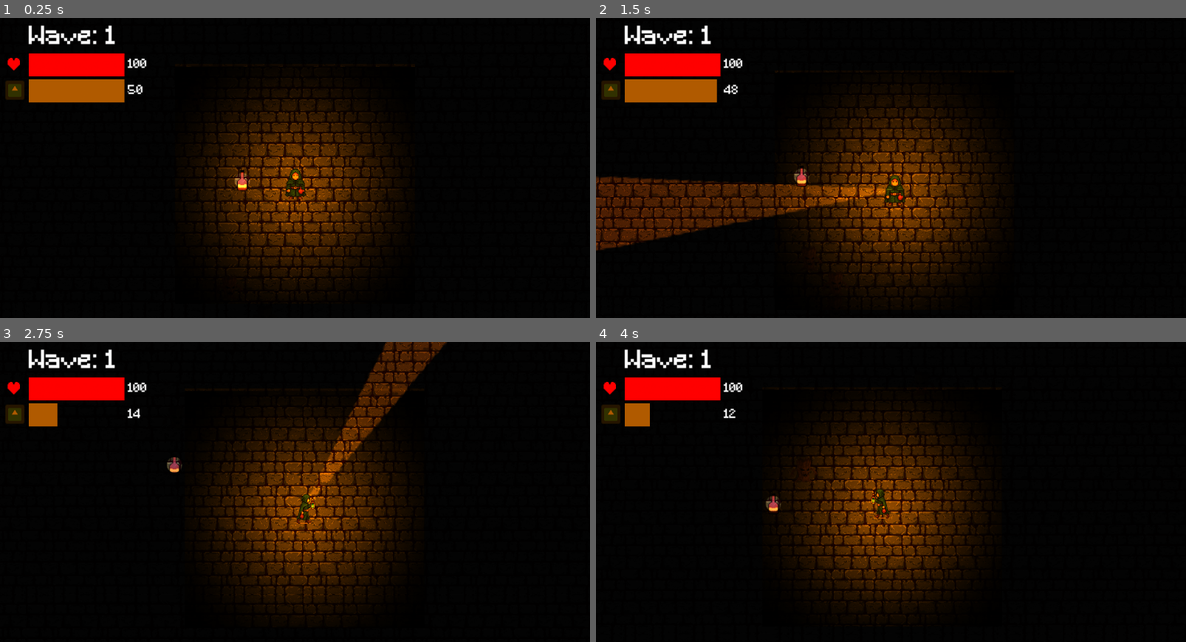
Above: before the commit, frames 1-4 (two rows, left to right).
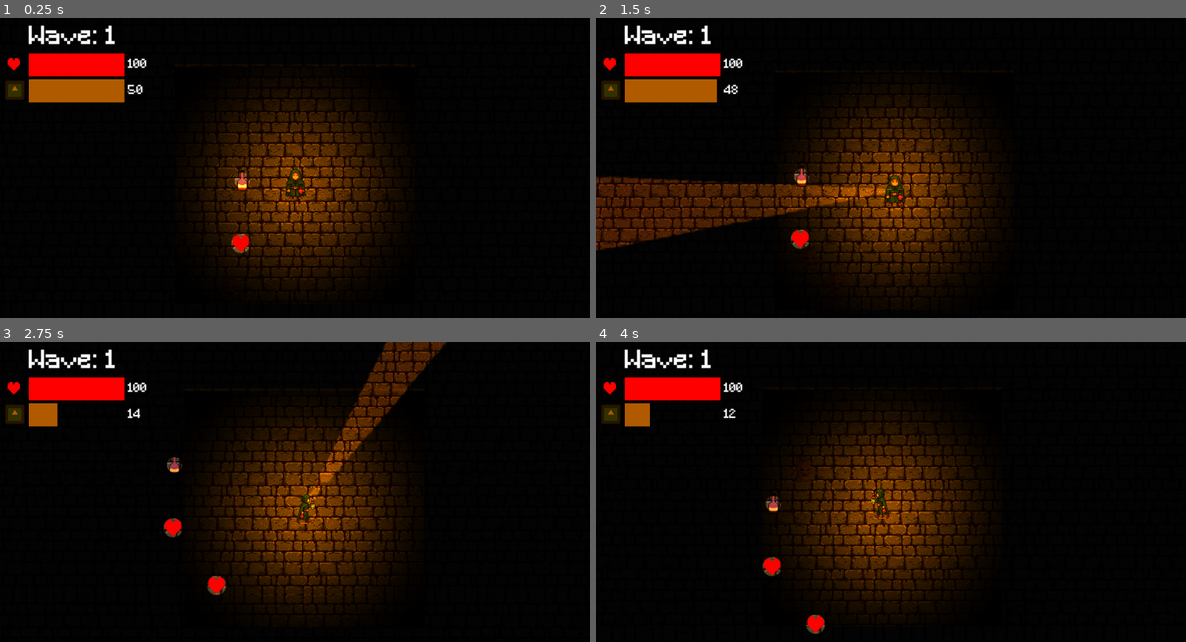
Above: after the commit, the same moments.

Repository: Frosmoth2324/Capstone-Game
Game: Godot game, scene res://Scenes/level.tscn
Two runs of this game, one before a commit and one after it. Both use one fixed random seed, a clock stepped at 60 frames per second and the inputs below. The engine's default icon, where the game draws it, is replaced by a stand-in: a white triangle on a blue panel in a dark square. Sound files missing from this copy of the repository are replaced by a short silence.
Inputs (mouse positions are in pixels of both pictures, inside the frame that each line leads up to):
- Up to frame 1 (0.25 s): no input
- Up to frame 2 (1.5 s): tap Enter at 0.5 s; move the mouse to (1020, 168) at 0.52 s; hold D (Right) 0.53-1.28 s; click (1020, 168) at 0.6 s; move the mouse to (773, 201) at 1.27 s; hold S (Down) from 1.28 s (still down); right-click (773, 201) at 1.35 s
- Up to frame 3 (2.75 s): move the mouse to (354, 435) at 2.02 s; release S (Down) at 2.03 s; hold D (Right) from 2.03 s (still down); tap Space (Pulse) at 2.1 s
- Up to frame 4 (4 s): move the mouse to (861, 573) at 2.77 s; release D (Right) at 2.78 s; hold W (Up) 2.78-3.53 s; click (861, 573) at 2.85 s; move the mouse to (1068, 558) at 3.52 s; hold Left (Left) from 3.53 s (still down); hold Right mouse button (Cone Boost) from 3.53 s (still down)

The runs differ from the first frame. In frame 1, 0.2% of the frame differs, in the area x 39-43%, y 71-79%; in frame 2, 0.2%; in frame 3, 0.3%; in frame 4, 0.3%, in the area x 28-39%, y 71-98%.

Commit message:
can heal now

Diff:
--- /dev/null
+++ b/Scenes/heart.tscn
@@ -0,0 +1,31 @@
+[gd_scene load_steps=6 format=3 uid="uid://k0rlju4na2da"]
+
+[ext_resource type="Texture2D" uid="uid://pokcuuvd2sxe" path="res://Assets/Sprites/pulsegradient.png" id="1_57tsm"]
+[ext_resource type="Script" path="res://Scripts/heart.gd" id="1_eb4ke"]
+[ext_resource type="Texture2D" uid="uid://biaos0qt8fum7" path="res://Assets/Sprites/heart.png" id="2_4anl2"]
+[ext_resource type="AudioStream" uid="uid://dwroygmd0n1xp" path="res://Assets/Sounds/02_Heal_02.wav" id="4_34tk7"]
+
+[sub_resource type="CircleShape2D" id="CircleShape2D_g8jow"]
+radius = 75.0
+
+[node name="heart" type="Node2D"]
+script = ExtResource("1_eb4ke")
+
+[node name="PointLight2D" type="PointLight2D" parent="."]
+scale = Vector2(2.5, 2.5)
+texture = ExtResource("1_57tsm")
+
+[node name="Sprite2D" type="Sprite2D" parent="."]
+scale = Vector2(4, 4)
+texture = ExtResource("2_4anl2")
+
+[node name="Area2D" type="Area2D" parent="."]
+scale = Vector2(1, 1)
+
+[node name="CollisionShape2D" type="CollisionShape2D" parent="Area2D"]
+shape = SubResource("CircleShape2D_g8jow")
+
+[node name="heart_sound" type="AudioStreamPlayer2D" parent="."]
+stream = ExtResource("4_34tk7")
+
+[connection signal="body_entered" from="Area2D" to="." method="_on_area_2d_body_entered"]
--- a/Scenes/level.tscn
+++ b/Scenes/level.tscn
@@ -1,9 +1,10 @@
-[gd_scene load_steps=6 format=3 uid="uid://crvr4t64khjk6"]
+[gd_scene load_steps=7 format=3 uid="uid://crvr4t64khjk6"]
 
 [ext_resource type="PackedScene" uid="uid://c6u6lt7xce26a" path="res://Scenes/player.tscn" id="1_frw4y"]
 [ext_resource type="Texture2D" uid="uid://bi0veih7vkgj2" path="res://Assets/Sprites/Dungeon_brick_wall_grey.png.png" id="1_xjmqx"]
 [ext_resource type="PackedScene" uid="uid://l3sbtgxku847" path="res://Scenes/ui.tscn" id="3_juxmo"]
 [ext_resource type="PackedScene" uid="uid://clkp8fyws0hxj" path="res://Scenes/oil.tscn" id="4_tt366"]
+[ext_resource type="PackedScene" uid="uid://k0rlju4na2da" path="res://Scenes/heart.tscn" id="5_2jbwq"]
 [ext_resource type="Script" path="res://Scripts/WaveManager.gd" id="6_ct2bb"]
 
 [node name="Level" type="Node2D"]
@@ -32,6 +33,11 @@
 [node name="Oil" parent="Oils" instance=ExtResource("4_tt366")]
 position = Vector2(402, 324)
 
+[node name="Hearts" type="Node" parent="."]
+
+[node name="heart" parent="Hearts" instance=ExtResource("5_2jbwq")]
+position = Vector2(397, 570)
+
 [node name="Enemies" type="Node" parent="."]
 
 [node name="WaveManager" type="Node" parent="."]
--- a/Scenes/oil.tscn
+++ b/Scenes/oil.tscn
@@ -6,7 +6,7 @@
 [ext_resource type="Texture2D" uid="uid://pokcuuvd2sxe" path="res://Assets/Sprites/pulsegradient.png" id="2_unw03"]
 
 [sub_resource type="CircleShape2D" id="CircleShape2D_dpcby"]
-radius = 77.026
+radius = 75.0
 
 [node name="Oil" type="Node2D"]
 script = ExtResource("1_qdpxf")
--- a/Scripts/GameManager.gd
+++ b/Scripts/GameManager.gd
@@ -15,6 +15,7 @@
 
 #pick-up stats
 var oil_can = 25
+var heart = 15
 
 #cone
 var can_cone = true
--- a/Scripts/enemy.gd
+++ b/Scripts/enemy.gd
@@ -5,13 +5,15 @@
 @onready var enemy = $"."
 @onready var enemies = $".."
 @onready var oils = $"../../Oils"
+@onready var hearts = $"../../Hearts"
+
 
 var SPEED = 100
 var health = 10
 var damage = 10
-var loot_num: int
 
 var oil_scene = preload("res://Scenes/oil.tscn")
+var heart_scene = preload("res://Scenes/heart.tscn")
 
 func _physics_process(_delta):
 	var direction = Vector2(player.global_position - global_position).normalized()
@@ -34,6 +36,10 @@
 			var oil = oil_scene.instantiate() as Node2D
 			oil.position = enemy.global_position
 			oils.add_child(oil)
+		elif 20 < loot_num and loot_num <= 40:
+			var heart = heart_scene.instantiate() as Node2D
+			heart.position = enemy.global_position
+			hearts.add_child(heart)
 		queue_free()
 
 func _on_area_2d_body_entered(body):
--- /dev/null
+++ b/Scripts/heart.gd
@@ -0,0 +1,10 @@
+extends Node2D
+
+@onready var heart_sound = $heart_sound
+
+func _on_area_2d_body_entered(body):
+	if body.has_method("is_player"):
+		GameManager.health += GameManager.heart
+		heart_sound.play()
+		await get_tree().create_timer(1).timeout
+		queue_free()
Not shown, added: Assets/Sounds/02_Heal_02.wav.import
Not shown, changed: export_presets.cfg
Not shown, added: Assets/Sounds/02_Heal_02.wav
